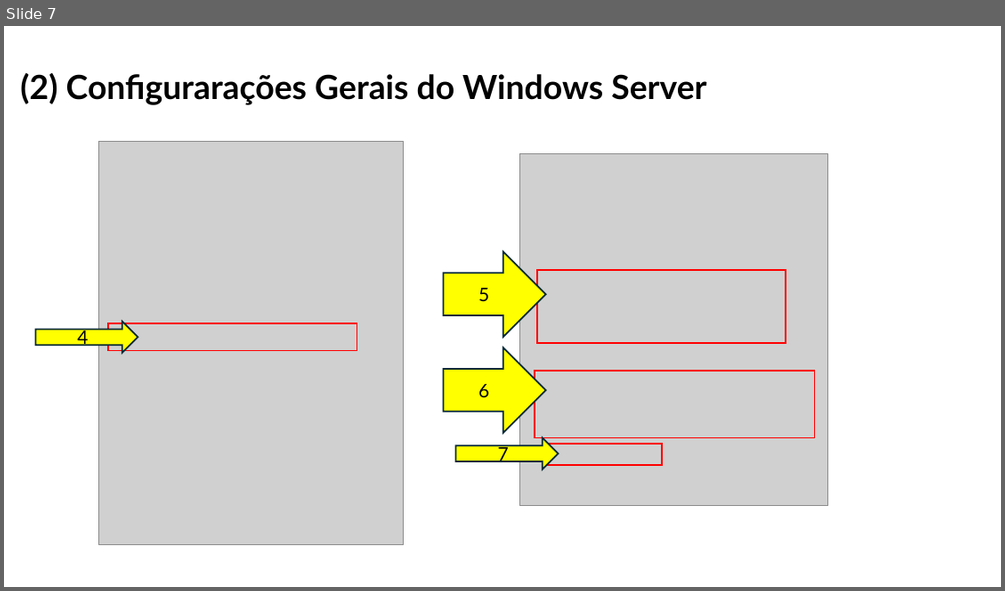
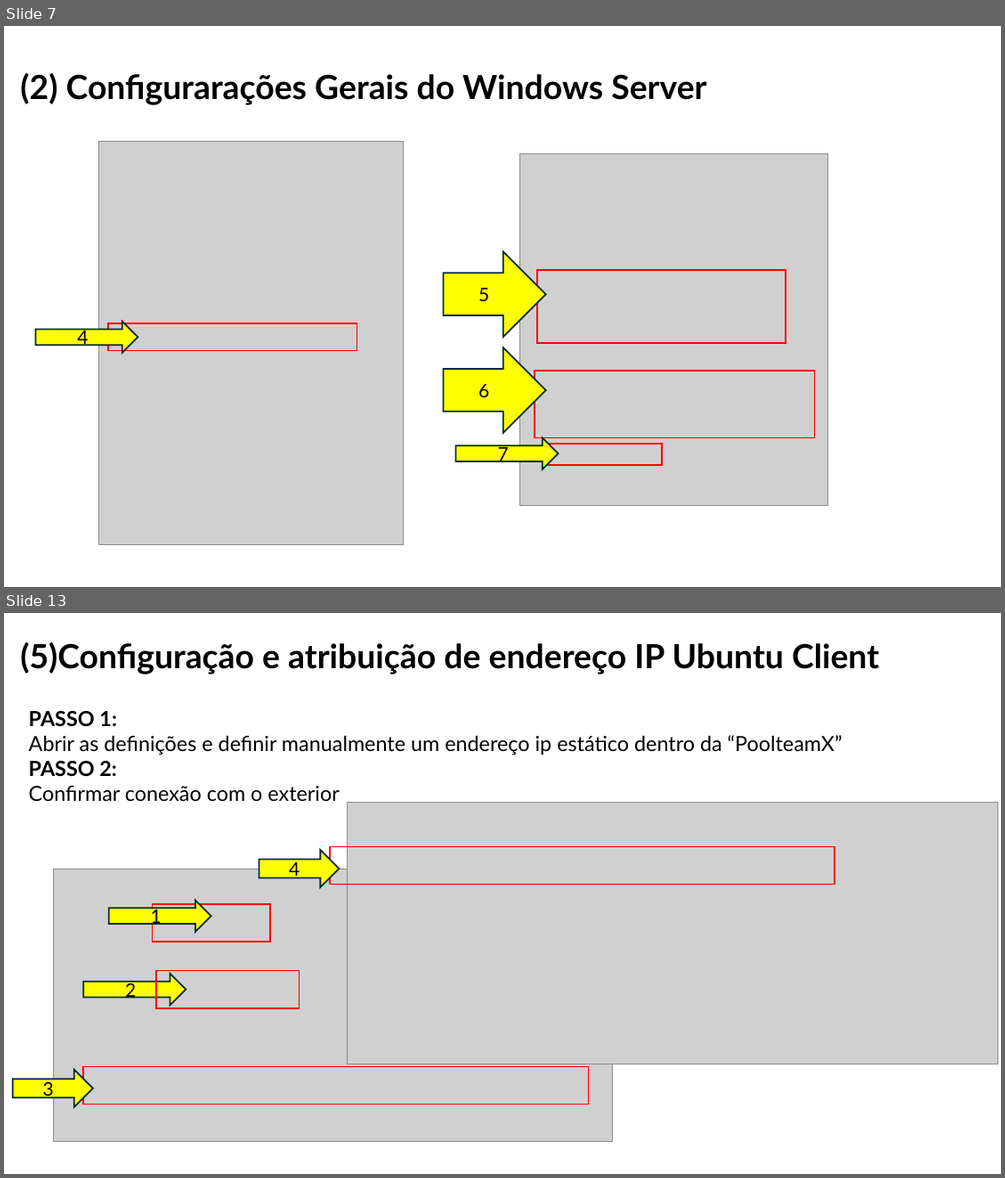
Before and after one commit to orlandonss/TrabalhoSR2, a slide deck: Relatorio_Tutoriais_Workshop/WORKSHOP WINDOWS AD DS & LINUX SERVICES.pptx. Shown one above the other, each under a label of ours: slide 7 before the commit, slides 7 and 13 after it; the slides between them are not shown. The pictures are 1005x591 and 1005x1178 pixels, drawn with LibreOffice and Linux fonts; fonts in the diff are those of the drawing; grey boxes stand for pictures. Boxes give left, top, right and bottom in pixels: in the first picture for what was removed or moved away, otherwise in the second. Text is boxed around its words. In the diff, an @@ line names an element or a change of style, - is before the commit and + after.

```diff
--- a/Relatorio_Tutoriais_Workshop/WORKSHOP WINDOWS AD DS & LINUX SERVICES.pptx
+++ b/Relatorio_Tutoriais_Workshop/WORKSHOP WINDOWS AD DS & LINUX SERVICES.pptx
@@ slide 13 added at (4,613,1001,1174), background #FFFFFF @@
@@ title added at (20,642,879,674), 32 pt, text #000000, bold @@
+(5)Configuração e atribuição de endereço IP Ubuntu Client
@@ text added at (29,711,842,802), 20 pt, text #000000 @@
+PASSO 1:
+Abrir as definições e definir manualmente um endereço ip estático dentro da “PoolteamX”
+PASSO 2:
+Confirmar conexão com o exterior
@@ picture added at (348,803,998,1063) @@
@@ right arrow added at (259,850,339,887), fill #FFFF00, outline #092A39 1.5 pt, 18 pt, text #000000 @@
+4
@@ rectangle added at (329,847,834,884), outline #FF0000 1.5 pt @@
@@ picture added at (54,868,613,1142) @@
@@ right arrow added at (109,900,211,932), fill #FFFF00, outline #092A39 1.5 pt, 18 pt, text #000000 @@
+1
@@ rectangle added at (152,904,270,941), outline #FF0000 1.5 pt @@
@@ right arrow added at (83,973,186,1005), fill #FFFF00, outline #092A39 1.5 pt, 18 pt, text #000000 @@
+2
@@ rectangle added at (156,971,299,1008), outline #FF0000 1.5 pt @@
@@ rectangle added at (83,1066,589,1103), outline #FF0000 1.5 pt @@
@@ right arrow added at (13,1070,93,1107), fill #FFFF00, outline #092A39 1.5 pt, 18 pt, text #000000 @@
+3
```
Also in this commit, not shown: 3 slides changed, 10 other slides added, 2 slides removed, 1 other file.
